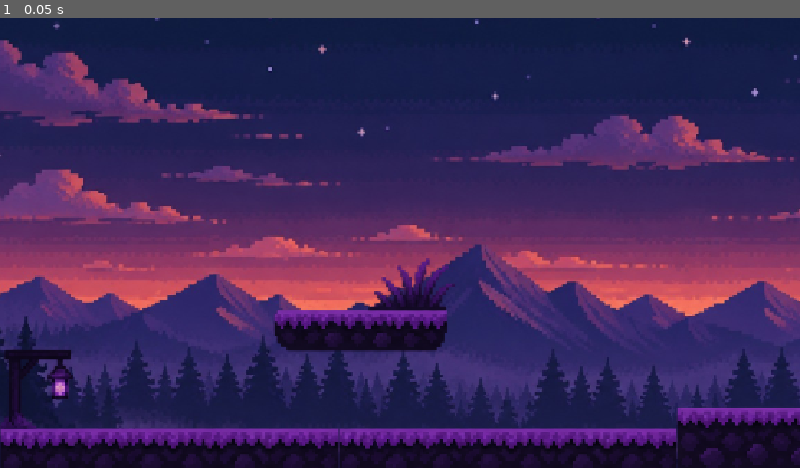
Above: before the commit, frame 1.
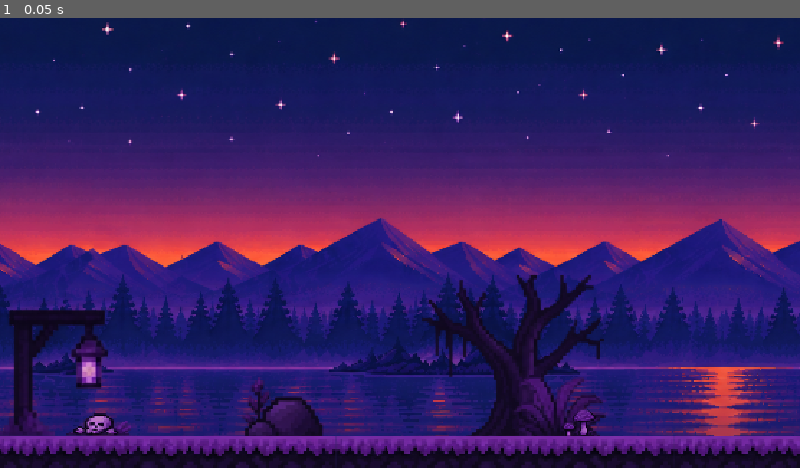
Above: after the commit, the same moment.

Repository: luzmar-ia/Rabbit-Trap
Game: Godot game, scene res://Niveles/level_1.tscn
Two runs of this game, one before a commit and one after it. Both use one fixed random seed, a clock stepped at 60 frames per second and the inputs below. This scene is started directly instead of the project's main scene.
Inputs:
- Up to frame 1 (0.05 s): no input

The runs differ from the first frame. In frame 1, 60% of the frame differs, in the area x 0-100%, y 0-100%.

Commit message:
Mis cambios

Diff:
--- a/Niveles/level_1.tscn
+++ b/Niveles/level_1.tscn
@@ -1,34 +1,187 @@
 [gd_scene format=3 uid="uid://dido7j07172mv"]
 
-[ext_resource type="Texture2D" uid="uid://cqfydhdbgt8v0" path="res://sprites_bosque_morado/paisaje-pixel-art.png" id="1_b812v"]
 [ext_resource type="PackedScene" uid="uid://cty26eu50vw3g" path="res://Plataforma/piso.tscn" id="1_f2at0"]
+[ext_resource type="Texture2D" uid="uid://bqnd27vcjmrf2" path="res://sprites_bosque_morado/fondo_seamless_natural.png" id="1_j7ker"]
 [ext_resource type="PackedScene" uid="uid://b10vdc2pboeop" path="res://Plataforma/piso2.tscn" id="2_chdw1"]
+[ext_resource type="Texture2D" uid="uid://bnodabhkqxieh" path="res://sprites_bosque_morado/tronco_caido.png" id="2_gmwuf"]
+[ext_resource type="Texture2D" uid="uid://hkugvpvjh8n8" path="res://sprites_bosque_morado/hongo_pequeno.png" id="2_lqtgv"]
 [ext_resource type="PackedScene" uid="uid://bngbfvscp6s8j" path="res://Plataforma/piso3.tscn" id="3_57nca"]
+[ext_resource type="Texture2D" uid="uid://dnseuma734fk3" path="res://sprites_bosque_morado/arbol_mediano.png" id="3_ev4q0"]
+[ext_resource type="Texture2D" uid="uid://bke0lkvcr1r2m" path="res://sprites_bosque_morado/suelo_hierba_03.png" id="3_ohvj3"]
+[ext_resource type="Texture2D" uid="uid://cqw524ebfw3sa" path="res://sprites_bosque_morado/arbusto_grande.png" id="3_x0q2t"]
+[ext_resource type="Texture2D" uid="uid://bfsa5r53ko3fd" path="res://sprites_bosque_morado/calavera_con_hierba.png" id="4_20urx"]
+[ext_resource type="Texture2D" uid="uid://bwfe6orgcmaid" path="res://sprites_bosque_morado/planta_flores.png" id="4_fi1k3"]
+[ext_resource type="Texture2D" uid="uid://1u1iw5fsjaq5" path="res://sprites_bosque_morado/suelo_roca_02.png" id="4_wsw6n"]
+[ext_resource type="Texture2D" uid="uid://btm4syy8eil3q" path="res://sprites_bosque_morado/hongo_grande.png" id="5_3fqcr"]
+[ext_resource type="Texture2D" uid="uid://c42l66wd563ns" path="res://sprites_bosque_morado/suelo_hierba_01.png" id="5_3sr0x"]
 [ext_resource type="Texture2D" uid="uid://cos36pif33swb" path="res://sprites_bosque_morado/farol_poste.png" id="5_b812v"]
+[ext_resource type="Texture2D" uid="uid://bfyn2mwrwvalh" path="res://sprites_bosque_morado/valla_madera.png" id="6_2rjpi"]
 [ext_resource type="Texture2D" uid="uid://bmdf0jiwp7e71" path="res://sprites_bosque_morado/hierba_01.png" id="6_lqtgv"]
+[ext_resource type="Texture2D" uid="uid://cw4q4nr2js2nh" path="res://sprites_bosque_morado/planta_pequena.png" id="7_apxr2"]
+[ext_resource type="Texture2D" uid="uid://7i1edb3h4mks" path="res://sprites_bosque_morado/roca_mediana.png" id="8_ij6yj"]
+[ext_resource type="Texture2D" uid="uid://cip1pdf4iw77r" path="res://sprites_bosque_morado/arbol_grande_02.png" id="10_wftgk"]
+[ext_resource type="Texture2D" uid="uid://4hrkx32a0dme" path="res://sprites_bosque_morado/roca_baja.png" id="12_g7kb7"]
+[ext_resource type="PackedScene" uid="uid://bjyubdqmeplpm" path="res://Plataforma/piso4.tscn" id="22_gmxkj"]
+[ext_resource type="Texture2D" uid="uid://67i30ejv5miv" path="res://sprites_bosque_morado/roca_pequena.png" id="23_aublm"]
+[ext_resource type="Texture2D" uid="uid://b76crr8kqto8w" path="res://sprites_bosque_morado/roca_grande.png" id="24_qn1w7"]
 
 [node name="Level 1" type="Node2D" unique_id=1806360085]
 
-[node name="PaisajePixelArt" type="Sprite2D" parent="." unique_id=579726521]
-position = Vector2(655, 352)
-texture = ExtResource("1_b812v")
+[node name="FondoSeamlessNatural" type="Sprite2D" parent="." unique_id=59280807]
+position = Vector2(984, 297)
+texture = ExtResource("1_j7ker")
 
-[node name="Piso2" parent="." unique_id=1434499525 instance=ExtResource("2_chdw1")]
-position = Vector2(519, 430)
+[node name="FondoSeamlessNatural2" type="Sprite2D" parent="." unique_id=1336004795]
+position = Vector2(2851, 297)
+texture = ExtResource("1_j7ker")
 
-[node name="Piso3" parent="." unique_id=1141830585 instance=ExtResource("3_57nca")]
-position = Vector2(1082, 571)
+[node name="FondoSeamlessNatural3" type="Sprite2D" parent="." unique_id=1327770195]
+position = Vector2(4717, 297)
+texture = ExtResource("1_j7ker")
+
+[node name="TroncoCaido" type="Sprite2D" parent="." unique_id=564206007]
+position = Vector2(2986, 556)
+texture = ExtResource("2_gmwuf")
+
+[node name="SueloHierba03" type="Sprite2D" parent="." unique_id=878221594]
+position = Vector2(2235, 441)
+texture = ExtResource("3_ohvj3")
+
+[node name="SueloRoca02" type="Sprite2D" parent="." unique_id=1015777161]
+position = Vector2(2213, 453)
+texture = ExtResource("4_wsw6n")
+
+[node name="SueloHierba01" type="Sprite2D" parent="." unique_id=1082587539]
+position = Vector2(2920, 583)
+texture = ExtResource("5_3sr0x")
+
+[node name="VallaMadera" type="Sprite2D" parent="." unique_id=518716994]
+position = Vector2(3356.0002, 343)
+scale = Vector2(0.48255813, 0.39)
+texture = ExtResource("6_2rjpi")
+
+[node name="FarolPoste" type="Sprite2D" parent="." unique_id=341824838]
+position = Vector2(74, 511.74997)
+scale = Vector2(1.4482758, 1.592437)
+texture = ExtResource("5_b812v")
+
+[node name="ArbolMediano" type="Sprite2D" parent="." unique_id=1283414828]
+position = Vector2(1460, 504)
+texture = ExtResource("3_ev4q0")
+
+[node name="PlantaFlores" type="Sprite2D" parent="." unique_id=2006444953]
+position = Vector2(1368.0001, 584)
+scale = Vector2(0.45238096, 0.42708334)
+texture = ExtResource("4_fi1k3")
+
+[node name="ArbolGrande03" type="Sprite2D" parent="." unique_id=94974056]
+position = Vector2(739, 495)
+texture = ExtResource("10_wftgk")
+
+[node name="ArbustoGrande" type="Sprite2D" parent="." unique_id=1841924795]
+position = Vector2(805, 564)
+texture = ExtResource("3_x0q2t")
+
+[node name="CalaveraConHierba" type="Sprite2D" parent="." unique_id=1267079500]
+position = Vector2(142, 586)
+scale = Vector2(0.79268295, 0.53125)
+texture = ExtResource("4_20urx")
+
+[node name="PlantaPequena" type="Sprite2D" parent="." unique_id=1340380029]
+position = Vector2(374, 561)
+texture = ExtResource("7_apxr2")
+
+[node name="RocaMediana" type="Sprite2D" parent="." unique_id=336405140]
+position = Vector2(406, 579)
+texture = ExtResource("8_ij6yj")
+
+[node name="HongoGrande" type="Sprite2D" parent="." unique_id=923537183]
+position = Vector2(840.375, 583.25)
+scale = Vector2(0.44620225, 0.38207573)
+texture = ExtResource("5_3fqcr")
+
+[node name="HongoPequeno" type="Sprite2D" parent="." unique_id=727001321]
+position = Vector2(819.00006, 593)
+scale = Vector2(0.5290687, 0.39406785)
+texture = ExtResource("2_lqtgv")
+
+[node name="Hierba01" type="Sprite2D" parent="." unique_id=1280015723]
+position = Vector2(1909, 400)
+texture = ExtResource("6_lqtgv")
+
+[node name="RocaBaja" type="Sprite2D" parent="." unique_id=349406784]
+position = Vector2(1891, 415)
+texture = ExtResource("12_g7kb7")
 
 [node name="Piso" parent="." unique_id=1533496750 instance=ExtResource("1_f2at0")]
-position = Vector2(244, 601)
+position = Vector2(241, 612)
+
+[node name="Piso2" parent="." unique_id=878653781 instance=ExtResource("1_f2at0")]
+position = Vector2(1214, 612)
+
+[node name="Piso8" parent="." unique_id=333161255 instance=ExtResource("1_f2at0")]
+position = Vector2(3068, 612)
+
+[node name="Piso14" parent="." unique_id=542442880 instance=ExtResource("1_f2at0")]
+position = Vector2(3555, 612)
 
 [node name="Piso4" parent="." unique_id=1691125460 instance=ExtResource("1_f2at0")]
-position = Vector2(731, 601)
+position = Vector2(728, 612)
 
-[node name="FarolPoste" type="Sprite2D" parent="." unique_id=341824838]
-position = Vector2(49, 535)
-texture = ExtResource("5_b812v")
+[node name="Piso3" parent="." unique_id=1009055163 instance=ExtResource("3_57nca")]
+position = Vector2(1564, 575)
 
-[node name="Hierba01" type="Sprite2D" parent="." unique_id=1685452726]
-position = Vector2(593, 384)
-texture = ExtResource("6_lqtgv")
+[node name="Piso5" parent="." unique_id=1560602252 instance=ExtResource("3_57nca")]
+position = Vector2(1778, 575)
+
+[node name="Piso7" parent="." unique_id=1187188968 instance=ExtResource("3_57nca")]
+position = Vector2(1992, 575)
+
+[node name="ArbolGrande02" type="Sprite2D" parent="." unique_id=1139335930]
+position = Vector2(2424, 532)
+texture = ExtResource("10_wftgk")
+
+[node name="Piso15" parent="." unique_id=855086720 instance=ExtResource("3_57nca")]
+position = Vector2(2314, 575)
+
+[node name="Piso6" parent="." unique_id=1720191173 instance=ExtResource("2_chdw1")]
+position = Vector2(1848, 437)
+
+[node name="Piso10" parent="." unique_id=785728000 instance=ExtResource("2_chdw1")]
+position = Vector2(2300, 470)
+
+[node name="Piso11" parent="." unique_id=1917577907 instance=ExtResource("2_chdw1")]
+position = Vector2(2623, 371)
+
+[node name="Piso12" parent="." unique_id=2144412923 instance=ExtResource("2_chdw1")]
+position = Vector2(2948, 295)
+
+[node name="Piso13" parent="." unique_id=925037825 instance=ExtResource("2_chdw1")]
+position = Vector2(3274, 371)
+
+[node name="Piso9" parent="." unique_id=1758202473 instance=ExtResource("22_gmxkj")]
+position = Vector2(2153, 608)
+
+[node name="RocaBaja2" type="Sprite2D" parent="." unique_id=883229832]
+position = Vector2(2691, 628.75)
+scale = Vector2(1.2592592, 1.5697675)
+texture = ExtResource("12_g7kb7")
+
+[node name="RocaPequena" type="Sprite2D" parent="." unique_id=27696663]
+position = Vector2(2543, 637.25)
+scale = Vector2(1.1470588, 1.1666666)
+texture = ExtResource("23_aublm")
+
+[node name="RocaGrande" type="Sprite2D" parent="." unique_id=1098676668]
+position = Vector2(2469, 657)
+texture = ExtResource("24_qn1w7")
+
+[node name="RocaGrande2" type="Sprite2D" parent="." unique_id=1060791504]
+position = Vector2(2620, 644)
+scale = Vector2(1.2025317, 1.3163265)
+texture = ExtResource("24_qn1w7")
+
+[node name="RocaMediana2" type="Sprite2D" parent="." unique_id=2112996518]
+position = Vector2(2763, 642.75)
+scale = Vector2(1.0819672, 1.1619718)
+texture = ExtResource("8_ij6yj")
--- a/Plataforma/piso4.tscn
+++ b/Plataforma/piso4.tscn
@@ -3,15 +3,16 @@
 [ext_resource type="Texture2D" uid="uid://dwmkb7scriti6" path="res://sprites_bosque_morado/plataforma_bloque_alto.png" id="1_rse4s"]
 
 [sub_resource type="RectangleShape2D" id="RectangleShape2D_2rmpd"]
-size = Vector2(109, 106)
+size = Vector2(109, 31)
 
 [node name="Piso" type="StaticBody2D" unique_id=1533496750]
 
 [node name="PlataformaLarga" type="Sprite2D" parent="." unique_id=519059818]
-position = Vector2(0, 20)
+position = Vector2(-0.75, 9.25)
+scale = Vector2(0.98695654, 0.8383459)
 texture = ExtResource("1_rse4s")
 
 [node name="CollisionShape2D" type="CollisionShape2D" parent="." unique_id=921217868]
-position = Vector2(0.5, 11)
+position = Vector2(0.5, -26.5)
 shape = SubResource("RectangleShape2D_2rmpd")
 one_way_collision = true
--- a/Plataforma/piso5.tscn
+++ b/Plataforma/piso5.tscn
@@ -3,15 +3,17 @@
 [ext_resource type="Texture2D" uid="uid://kr5t1nma0ws1" path="res://sprites_bosque_morado/plataforma_bloque_pequeno.png" id="1_w0oec"]
 
 [sub_resource type="RectangleShape2D" id="RectangleShape2D_2rmpd"]
-size = Vector2(71, 68)
+size = Vector2(92, 34.5)
 
 [node name="Piso" type="StaticBody2D" unique_id=1533496750]
+position = Vector2(-35, 12)
 
 [node name="PlataformaLarga" type="Sprite2D" parent="." unique_id=519059818]
-position = Vector2(0, 20)
+position = Vector2(3.2500045, 26.249998)
+scale = Vector2(1.3092105, 1.1369048)
 texture = ExtResource("1_w0oec")
 
 [node name="CollisionShape2D" type="CollisionShape2D" parent="." unique_id=921217868]
-position = Vector2(0.5, 15)
+position = Vector2(2, -0.25)
 shape = SubResource("RectangleShape2D_2rmpd")
 one_way_collision = true
Binary file removed: sprites_bosque_morado/00_fondo_bosque_nocturno.png
Binary file added: sprites_bosque_morado/fondo_seamless_natural.png
Not shown, changed: sprites_bosque_morado/fondo_seamless_natural.png.import
Binary file removed: sprites_bosque_morado/nube_01.png
Not shown, removed: sprites_bosque_morado/nube_01.png.import
Binary file removed: sprites_bosque_morado/nube_02.png
Not shown, removed: sprites_bosque_morado/nube_02.png.import
Binary file removed: sprites_bosque_morado/nube_03.png
Not shown, removed: sprites_bosque_morado/nube_03.png.import
Binary file removed: sprites_bosque_morado/nube_04.png
Not shown, removed: sprites_bosque_morado/nube_04.png.import
Binary file removed: sprites_bosque_morado/nube_05.png
(and 3 more such lines)
